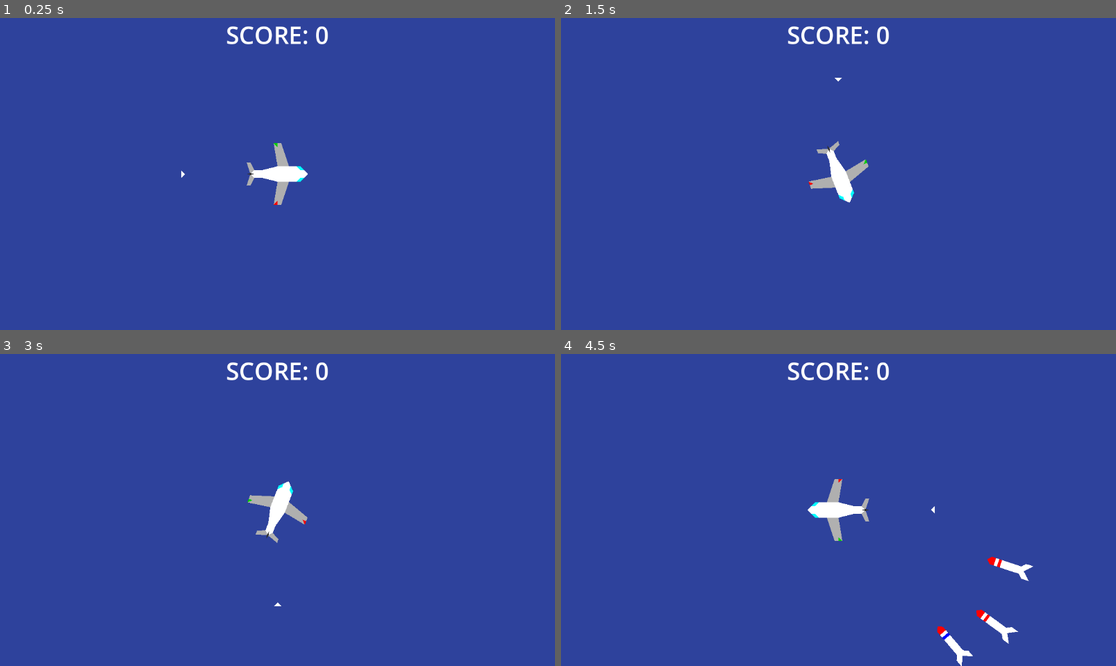
Above: before the commit, frames 1-4 (two rows, left to right).
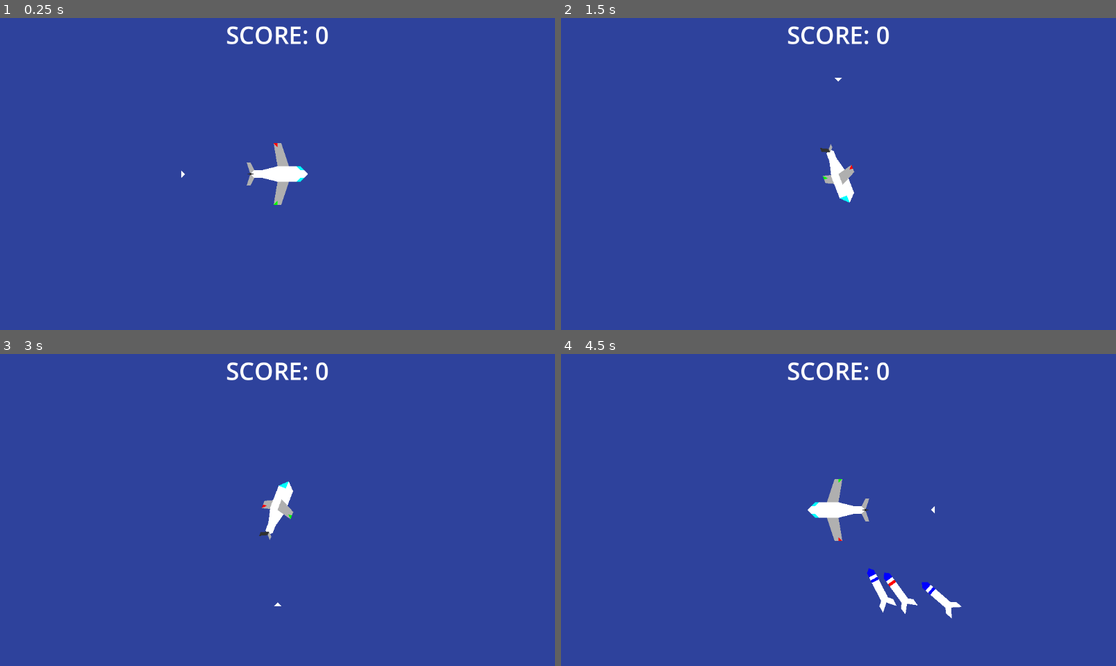
Above: after the commit, the same moments.

Repository: KirigayaRyuunosuke/Godot_Experiments
Game: Godot game, scene res://nodes/main.tscn
The game is run twice, just before and just after one commit, with the same random seed, the same clock (stepped at 60 frames per second) and the same inputs.
Inputs:
- Up to frame 1 (0.25 s): no input
- Up to frame 2 (1.5 s): tap Enter at 0.5 s; hold Right (move_right) 0.53-1.28 s; tap Space at 1.25 s; hold Down (move_down) from 1.28 s (still down)
- Up to frame 3 (3 s): tap Enter at 2 s; release Down (move_down) at 2.03 s; hold Right (move_right) 2.03-2.78 s; tap Space at 2.75 s; hold Up (move_up) from 2.78 s (still down)
- Up to frame 4 (4.5 s): release Up (move_up) at 3.53 s; hold Left (move_left) from 3.53 s (still down)

The runs differ from the first frame. In frame 1, less than 0.1% of the frame differs, in the area x 49-51%, y 40-60%; in frame 2, 0.4%; in frame 3, 0.4%; in frame 4, 1.3%, in the area x 49-86%, y 40-100%.

Commit message:
turning plane

Diff:
--- a/plane_vs_rockets/nodes/plane/plane.gd
+++ b/plane_vs_rockets/nodes/plane/plane.gd
@@ -1,4 +1,8 @@
 extends CharacterBody2D
+
+@onready var body: Node2D = $body
+@onready var turn_left: Node2D = $turn_left
+@onready var turn_right: Node2D = $turn_right
 
 @onready var directionNode: Polygon2D = $direction
 @onready var hitbox: Area2D = $hitbox
@@ -11,7 +15,7 @@
 func getInput():
 	return Input.get_vector("move_left", "move_right", "move_up", "move_down")
 
-func _physics_process(delta: float) -> void:
+func _physics_process(_delta: float) -> void:
 	if getInput():
 		directionNode.look_at(global_position + getInput())
 	velocity = transform.x * speed
@@ -19,8 +23,16 @@
 	angle = directionNode.rotation
 	if angle < 0 && angle < -maxAngle:
 		angle = -maxAngle
-	if angle > 0 && angle > maxAngle:
+		body.hide()
+		turn_left.show()
+	elif angle > 0 && angle > maxAngle:
 		angle = maxAngle
+		body.hide()
+		turn_right.show()
+	else:
+		turn_left.hide()
+		turn_right.hide()
+		body.show()
 	rotate(angle)
 	directionNode.rotate(-angle)
 	move_and_slide()
--- a/plane_vs_rockets/nodes/plane/plane.tscn
+++ b/plane_vs_rockets/nodes/plane/plane.tscn
@@ -10,6 +10,11 @@
 polygon = PackedVector2Array(72, -8, 80, 0, 72, 8)
 
 [node name="Camera2D" type="Camera2D" parent="."]
+
+[node name="hitbox" type="Area2D" parent="."]
+
+[node name="CollisionPolygon2D" type="CollisionPolygon2D" parent="hitbox"]
+polygon = PackedVector2Array(-56, 0, -48, -8, -32, -8, 0, -16, 48, -16, 64, 0, 48, 16, 0, 16, -32, 8, -48, 8)
 
 [node name="body" type="Node2D" parent="."]
 
@@ -40,12 +45,12 @@
 
 [node name="Polygon2D4" type="Polygon2D" parent="body"]
 rotation = 1.5708
-color = Color(0.961518, 4.45209e-06, 9.62615e-07, 1)
+color = Color(0, 1, 0, 1)
 polygon = PackedVector2Array(64, 0, 64, 8, 56, 0)
 
 [node name="Polygon2D5" type="Polygon2D" parent="body"]
 rotation = 1.5708
-color = Color(0, 0.811765, 0, 1)
+color = Color(1, 0, 0, 1)
 polygon = PackedVector2Array(-64, 0, -56, 0, -64, 8)
 
 [node name="Polygon2D8" type="Polygon2D" parent="body"]
@@ -58,9 +63,72 @@
 color = Color(0.194349, 0.194349, 0.194349, 1)
 polygon = PackedVector2Array(0, 48, -2, 56, 0, 64, 2, 56)
 
-[node name="hitbox" type="Area2D" parent="."]
+[node name="turn_left" type="Node2D" parent="."]
+visible = false
 
-[node name="CollisionPolygon2D" type="CollisionPolygon2D" parent="hitbox"]
+[node name="Polygon2D3" type="Polygon2D" parent="turn_left"]
+color = Color(0.690196, 0.690196, 0.690196, 1)
+polygon = PackedVector2Array(16, -16, 8, -32, -8, -32, 0, 0)
+
+[node name="Polygon2D" type="Polygon2D" parent="turn_left"]
 polygon = PackedVector2Array(-56, 0, -48, -8, -32, -8, 0, -16, 48, -16, 64, 0, 48, 16, 0, 16, -32, 8, -48, 8)
 
+[node name="Polygon2D2" type="Polygon2D" parent="turn_left"]
+color = Color(0.690196, 0.690196, 0.690196, 1)
+polygon = PackedVector2Array(0, 0, -8, 32, 8, 32, 24, 0)
+
+[node name="Polygon2D4" type="Polygon2D" parent="turn_left"]
+color = Color(0.690196, 0.690196, 0.690196, 1)
+polygon = PackedVector2Array(-56, 0, -48, 0, -56, 8, -64, 8)
+
+[node name="Polygon2D5" type="Polygon2D" parent="turn_left"]
+color = Color(0.196078, 0.196078, 0.196078, 1)
+polygon = PackedVector2Array(-48, 0, -56, -16, -64, -16, -56, 0)
+
+[node name="Polygon2D6" type="Polygon2D" parent="turn_left"]
+color = Color(0, 1, 0, 1)
+polygon = PackedVector2Array(-8, 32, 0, 24, 0, 32)
+
+[node name="Polygon2D7" type="Polygon2D" parent="turn_left"]
+color = Color(1, 0, 0, 1)
+polygon = PackedVector2Array(-8, -32, 0, -32, 0, -24)
+
+[node name="Polygon2D8" type="Polygon2D" parent="turn_left"]
+color = Color(0, 1, 1, 1)
+polygon = PackedVector2Array(48, -16, 48, 0, 64, 0)
+
+[node name="turn_right" type="Node2D" parent="."]
+visible = false
+
+[node name="Polygon2D3" type="Polygon2D" parent="turn_right"]
+color = Color(0.690196, 0.690196, 0.690196, 1)
+polygon = PackedVector2Array(-8, 32, 0, 0, 16, 16, 8, 32)
+
+[node name="Polygon2D" type="Polygon2D" parent="turn_right"]
+polygon = PackedVector2Array(-56, 0, -48, -8, -32, -8, 0, -16, 48, -16, 64, 0, 48, 16, 0, 16, -32, 8, -48, 8)
+
+[node name="Polygon2D2" type="Polygon2D" parent="turn_right"]
+color = Color(0.690196, 0.690196, 0.690196, 1)
+polygon = PackedVector2Array(-8, -32, 8, -32, 24, 0, 0, 0)
+
+[node name="Polygon2D4" type="Polygon2D" parent="turn_right"]
+color = Color(0.196078, 0.196078, 0.196078, 1)
+polygon = PackedVector2Array(-56, 0, -48, 0, -56, 16, -64, 16)
+
+[node name="Polygon2D5" type="Polygon2D" parent="turn_right"]
+color = Color(0.690196, 0.690196, 0.690196, 1)
+polygon = PackedVector2Array(-64, -8, -56, -8, -48, 0, -56, 0)
+
+[node name="Polygon2D6" type="Polygon2D" parent="turn_right"]
+color = Color(0, 1, 0, 1)
+polygon = PackedVector2Array(-8, 32, 0, 24, 0, 32)
+
+[node name="Polygon2D7" type="Polygon2D" parent="turn_right"]
+color = Color(1, 0, 0, 1)
+polygon = PackedVector2Array(-8, -32, 0, -24, 0, -32)
+
+[node name="Polygon2D8" type="Polygon2D" parent="turn_right"]
+color = Color(0, 1, 1, 1)
+polygon = PackedVector2Array(48, 16, 48, 0, 64, 0)
+
 [connection signal="area_entered" from="hitbox" to="." method="_on_hitbox_area_entered"]
--- a/plane_vs_rockets/nodes/rocket_spawner/rocket_spawner.gd
+++ b/plane_vs_rockets/nodes/rocket_spawner/rocket_spawner.gd
@@ -3,24 +3,21 @@
 @onready var marker = $Marker2D
 @onready var rocket_spawner: Polygon2D = $"."
 
-var rockets = [
-	#preload("res://nodes/rockets/blue_blue/rocket.tscn"),
-	preload("res://nodes/rockets/red_blue/rocket.tscn"),
-	preload("res://nodes/rockets/blue_red/rocket.tscn"),
-	preload("res://nodes/rockets/red_red/rocket.tscn"),
-]
-var rocketTest = preload("res://nodes/rockets/blue_blue/rocket.gd")
+var rockets = preload("res://nodes/rockets/rocket.tscn")
+
 func _ready() -> void:
 	pass
 
-func _physics_process(delta: float) -> void:
+func _physics_process(_delta: float) -> void:
 	rotation = Game.plane.directionNode.rotation + 3.14
 
 func spawnRockets(howMany):
+	rotate(randf_range(-1, 1))
 	for i in range(howMany):
-		rotate(randf_range(-1, 1))
-		print(marker.global_position)
-		var rocket = rockets[randi()%rockets.size()].instantiate()
+		rotate(randf_range(0.25, 0.5))
+		#print(marker.global_position)
+		var rocket = rockets.instantiate()
+		rocket.rocketType = [randi()%2,randi()%2]
 		rocket.global_position = marker.global_position
 		rocket.look_at(Game.plane.global_position)
 		Game.main.add_child(rocket)
--- a/plane_vs_rockets/nodes/rockets/blue_blue/rocket.gd
+++ /dev/null
@@ -1,48 +0,0 @@
-extends CharacterBody2D
-
-@onready var booster: Polygon2D = $booster
-@onready var timer: Timer = $Timer
-
-var angle
-const maxAngle = 0.025
-var speed = 250
-
-var acceleration = 7
-var deacceleration = 1
-var accelerating: bool = 1
-
-func _physics_process(delta: float) -> void:
-	angle = get_angle_to(Game.plane.global_position)
-	if angle < 0 && angle < -maxAngle:
-		angle = -maxAngle
-	if angle > 0 && angle > maxAngle:
-		angle = maxAngle
-
-	if accelerating:
-		speed += acceleration
-	else:
-		speed -= deacceleration
-		if speed < Game.plane.speed:
-			Game.points += 1
-			queue_free()
-
-
-	if angle >= maxAngle || angle <= -maxAngle:
-		velocity = transform.x * speed * 0.5
-	else:
-		velocity = transform.x * speed
-
-	if Game.plane.velocity:
-		rotate(angle)
-		move_and_slide()
-
-
-func _on_timer_timeout() -> void:
-	accelerating = 0
-	booster.hide()
-
-
-func _on_hitbox_area_entered(area: Area2D) -> void:
-	if !area.get_parent().name == "plane":
-		Game.points += 1
-	queue_free()
--- a/plane_vs_rockets/nodes/rockets/blue_blue/rocket.tscn
+++ /dev/null
@@ -1,33 +0,0 @@
-[gd_scene load_steps=2 format=3 uid="uid://bks2l0o2al5b2"]
-
-[ext_resource type="Script" uid="uid://btv4e03n2th6r" path="res://nodes/rockets/blue_blue/rocket.gd" id="1_vbsfj"]
-
-[node name="rocket" type="CharacterBody2D"]
-script = ExtResource("1_vbsfj")
-
-[node name="Polygon2D" type="Polygon2D" parent="."]
-polygon = PackedVector2Array(40, 0, 32, -8, -32, -8, -40, -16, -56, -16, -40, 0, -56, 16, -40, 16, -32, 8, 32, 8)
-
-[node name="Polygon2D2" type="Polygon2D" parent="."]
-color = Color(0, 0, 1, 1)
-polygon = PackedVector2Array(40, 0, 32, -8, 23, -8, 23, 8, 32, 8)
-
-[node name="Polygon2D3" type="Polygon2D" parent="."]
-color = Color(0, 0, 1, 1)
-polygon = PackedVector2Array(16, -8, 16, 8, 10, 8, 10, -8)
-
-[node name="Timer" type="Timer" parent="."]
-one_shot = true
-autostart = true
-
-[node name="booster" type="Polygon2D" parent="."]
-color = Color(1, 0.498039, 0.0117647, 1)
-polygon = PackedVector2Array(-48, -8, -56, -8, -64, 0, -56, 8, -48, 8, -40, 0)
-
-[node name="hitbox" type="Area2D" parent="."]
-
-[node name="CollisionPolygon2D" type="CollisionPolygon2D" parent="hitbox"]
-polygon = PackedVector2Array(40, 0, 32, -8, -24, -8, -24, 8, 32, 8)
-
-[connection signal="timeout" from="Timer" to="." method="_on_timer_timeout"]
-[connection signal="area_entered" from="hitbox" to="." method="_on_hitbox_area_entered"]
--- a/plane_vs_rockets/nodes/rockets/blue_red/rocket.gd
+++ /dev/null
@@ -1,48 +0,0 @@
-extends CharacterBody2D
-
-@onready var booster: Polygon2D = $booster
-@onready var timer: Timer = $Timer
-
-var angle
-const maxAngle = 0.025
-var speed = 250
-
-var acceleration = 7
-var deacceleration = 3
-var accelerating: bool = 1
-
-func _physics_process(delta: float) -> void:
-	angle = get_angle_to(Game.plane.global_position)
-	if angle < 0 && angle < -maxAngle:
-		angle = -maxAngle
-	if angle > 0 && angle > maxAngle:
-		angle = maxAngle
-
-	if accelerating:
-		speed += acceleration
-	else:
-		speed -= deacceleration
-		if speed < Game.plane.speed:
-			Game.points += 1
-			queue_free()
-
-
-	if angle >= maxAngle || angle <= -maxAngle:
-		velocity = transform.x * speed * 0.5
-	else:
-		velocity = transform.x * speed
-
-	if Game.plane.velocity:
-		rotate(angle)
-		move_and_slide()
-
-
-func _on_timer_timeout() -> void:
-	accelerating = 0
-	booster.hide()
-
-
-func _on_hitbox_area_entered(area: Area2D) -> void:
-	if !area.get_parent().name == "plane":
-		Game.points += 1
-	queue_free()
--- a/plane_vs_rockets/nodes/rockets/blue_red/rocket.tscn
+++ /dev/null
@@ -1,33 +0,0 @@
-[gd_scene load_steps=2 format=3 uid="uid://cs5br37ohoo38"]
-
-[ext_resource type="Script" uid="uid://bubth8v5k8st8" path="res://nodes/rockets/blue_red/rocket.gd" id="1_enumv"]
-
-[node name="rocket" type="CharacterBody2D"]
-script = ExtResource("1_enumv")
-
-[node name="Polygon2D" type="Polygon2D" parent="."]
-polygon = PackedVector2Array(40, 0, 32, -8, -32, -8, -40, -16, -56, -16, -40, 0, -56, 16, -40, 16, -32, 8, 32, 8)
-
-[node name="Polygon2D2" type="Polygon2D" parent="."]
-color = Color(0, 0, 1, 1)
-polygon = PackedVector2Array(40, 0, 32, -8, 23, -8, 23, 8, 32, 8)
-
-[node name="Polygon2D3" type="Polygon2D" parent="."]
-color = Color(1, 0, 0, 1)
-polygon = PackedVector2Array(16, -8, 16, 8, 10, 8, 10, -8)
-
-[node name="Timer" type="Timer" parent="."]
-one_shot = true
-autostart = true
-
-[node name="booster" type="Polygon2D" parent="."]
-color = Color(1, 0.498039, 0.0117647, 1)
-polygon = PackedVector2Array(-48, -8, -56, -8, -64, 0, -56, 8, -48, 8, -40, 0)
-
-[node name="hitbox" type="Area2D" parent="."]
-
-[node name="CollisionPolygon2D" type="CollisionPolygon2D" parent="hitbox"]
-polygon = PackedVector2Array(40, 0, 32, -8, -24, -8, -24, 8, 32, 8)
-
-[connection signal="timeout" from="Timer" to="." method="_on_timer_timeout"]
-[connection signal="area_entered" from="hitbox" to="." method="_on_hitbox_area_entered"]
--- a/plane_vs_rockets/nodes/rockets/red_blue/rocket.tscn
+++ /dev/null
@@ -1,33 +0,0 @@
-[gd_scene load_steps=2 format=3 uid="uid://dvu5pebsbu0il"]
-
-[ext_resource type="Script" uid="uid://bnxbhb2u7dqo7" path="res://nodes/rockets/red_blue/rocket.gd" id="1_ti25a"]
-
-[node name="rocket" type="CharacterBody2D"]
-script = ExtResource("1_ti25a")
-
-[node name="Polygon2D" type="Polygon2D" parent="."]
-polygon = PackedVector2Array(40, 0, 32, -8, -32, -8, -40, -16, -56, -16, -40, 0, -56, 16, -40, 16, -32, 8, 32, 8)
-
-[node name="Polygon2D2" type="Polygon2D" parent="."]
-color = Color(1, 0, 0, 1)
-polygon = PackedVector2Array(40, 0, 32, -8, 23, -8, 23, 8, 32, 8)
-
-[node name="Polygon2D3" type="Polygon2D" parent="."]
-color = Color(0, 0, 1, 1)
-polygon = PackedVector2Array(16, -8, 16, 8, 10, 8, 10, -8)
-
-[node name="Timer" type="Timer" parent="."]
-one_shot = true
-autostart = true
-
-[node name="booster" type="Polygon2D" parent="."]
-color = Color(1, 0.498039, 0.0117647, 1)
-polygon = PackedVector2Array(-48, -8, -56, -8, -64, 0, -56, 8, -48, 8, -40, 0)
-
-[node name="hitbox" type="Area2D" parent="."]
-
-[node name="CollisionPolygon2D" type="CollisionPolygon2D" parent="hitbox"]
-polygon = PackedVector2Array(40, 0, 32, -8, -24, -8, -24, 8, 32, 8)
-
-[connection signal="timeout" from="Timer" to="." method="_on_timer_timeout"]
-[connection signal="area_entered" from="hitbox" to="." method="_on_hitbox_area_entered"]
--- a/plane_vs_rockets/nodes/rockets/red_red/rocket.gd
+++ /dev/null
@@ -1,48 +0,0 @@
-extends CharacterBody2D
-
-@onready var booster: Polygon2D = $booster
-@onready var timer: Timer = $Timer
-
-var angle
-const maxAngle = 0.025
-var speed = 250
-
-var acceleration = 5
-var deacceleration = 3
-var accelerating: bool = 1
-
-func _physics_process(delta: float) -> void:
-	angle = get_angle_to(Game.plane.global_position)
-	if angle < 0 && angle < -maxAngle:
-		angle = -maxAngle
-	if angle > 0 && angle > maxAngle:
-		angle = maxAngle
-
-	if accelerating:
-		speed += acceleration
-	else:
-		speed -= deacceleration
-		if speed < Game.plane.speed:
-			Game.points += 1
-			queue_free()
-
-
-	if angle >= maxAngle || angle <= -maxAngle:
-		velocity = transform.x * speed * 0.5
-	else:
-		velocity = transform.x * speed
-
-	if Game.plane.velocity:
-		rotate(angle)
-		move_and_slide()
-
-
-func _on_timer_timeout() -> void:
-	accelerating = 0
-	booster.hide()
-
-
-func _on_hitbox_area_entered(area: Area2D) -> void:
-	if !area.get_parent().name == "plane":
-		Game.points += 1
-	queue_free()
--- a/plane_vs_rockets/nodes/rockets/red_blue/rocket.gd
+++ b/plane_vs_rockets/nodes/rockets/rocket.gd
@@ -1,4 +1,8 @@
 extends CharacterBody2D
+
+@onready var body: Polygon2D = $body
+@onready var tip: Polygon2D = $tip
+@onready var stripe: Polygon2D = $stripe
 
 @onready var booster: Polygon2D = $booster
 @onready var timer: Timer = $Timer
@@ -8,10 +12,24 @@
 var speed = 250
 
 var acceleration = 5
-var deacceleration = 1
+var deacceleration = 3
 var accelerating: bool = 1
 
-func _physics_process(delta: float) -> void:
+var rocketType = [0,0]
+
+func _ready() -> void:
+	if rocketType[0] == 0:
+		tip.color = Color(255,0,0)
+	else:
+		tip.color = Color(0,0,255)
+	if rocketType[1] == 1:
+		stripe.color = Color(255,0,0)
+	else:
+		stripe.color = Color(0,0,255)
+	acceleration = 5 + rocketType[0] * 2
+	deacceleration = 3 - rocketType[1] * 2
+
+func _physics_process(_delta: float) -> void:
 	angle = get_angle_to(Game.plane.global_position)
 	if angle < 0 && angle < -maxAngle:
 		angle = -maxAngle
--- a/plane_vs_rockets/nodes/rockets/red_red/rocket.tscn
+++ b/plane_vs_rockets/nodes/rockets/rocket.tscn
@@ -1,28 +1,28 @@
 [gd_scene load_steps=2 format=3 uid="uid://l0bbonmf5b5w"]
 
-[ext_resource type="Script" uid="uid://co2kl41h1fpns" path="res://nodes/rockets/red_red/rocket.gd" id="1_fo4iy"]
+[ext_resource type="Script" uid="uid://co2kl41h1fpns" path="res://nodes/rockets/rocket.gd" id="1_fo4iy"]
 
 [node name="rocket" type="CharacterBody2D"]
 script = ExtResource("1_fo4iy")
 
-[node name="Polygon2D" type="Polygon2D" parent="."]
+[node name="body" type="Polygon2D" parent="."]
 polygon = PackedVector2Array(40, 0, 32, -8, -32, -8, -40, -16, -56, -16, -40, 0, -56, 16, -40, 16, -32, 8, 32, 8)
 
-[node name="Polygon2D2" type="Polygon2D" parent="."]
+[node name="tip" type="Polygon2D" parent="."]
 color = Color(1, 0, 0, 1)
 polygon = PackedVector2Array(40, 0, 32, -8, 23, -8, 23, 8, 32, 8)
 
-[node name="Polygon2D3" type="Polygon2D" parent="."]
+[node name="stripe" type="Polygon2D" parent="."]
 color = Color(1, 0, 0, 1)
 polygon = PackedVector2Array(16, -8, 16, 8, 10, 8, 10, -8)
+
+[node name="booster" type="Polygon2D" parent="."]
+color = Color(1, 0.498039, 0.0117647, 1)
+polygon = PackedVector2Array(-48, -8, -56, -8, -64, 0, -56, 8, -48, 8, -40, 0)
 
 [node name="Timer" type="Timer" parent="."]
 one_shot = true
 autostart = true
-
-[node name="booster" type="Polygon2D" parent="."]
-color = Color(1, 0.498039, 0.0117647, 1)
-polygon = PackedVector2Array(-48, -8, -56, -8, -64, 0, -56, 8, -48, 8, -40, 0)
 
 [node name="hitbox" type="Area2D" parent="."]
 
Not shown, removed: plane_vs_rockets/nodes/rockets/blue_blue/rocket.gd.uid
Not shown, removed: plane_vs_rockets/nodes/rockets/blue_red/rocket.gd.uid
Not shown, removed: plane_vs_rockets/nodes/rockets/red_blue/rocket.gd.uid
Renamed: plane_vs_rockets/nodes/rockets/red_red/rocket.gd.uid -> plane_vs_rockets/nodes/rockets/rocket.gd.uid
